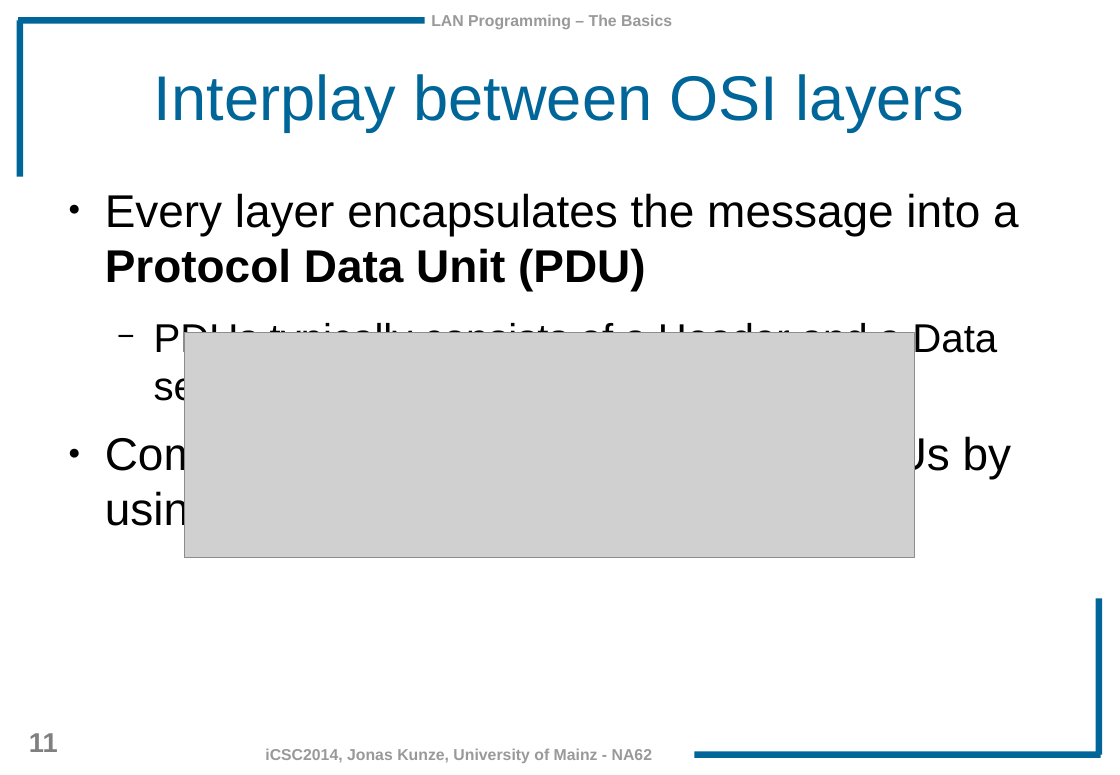
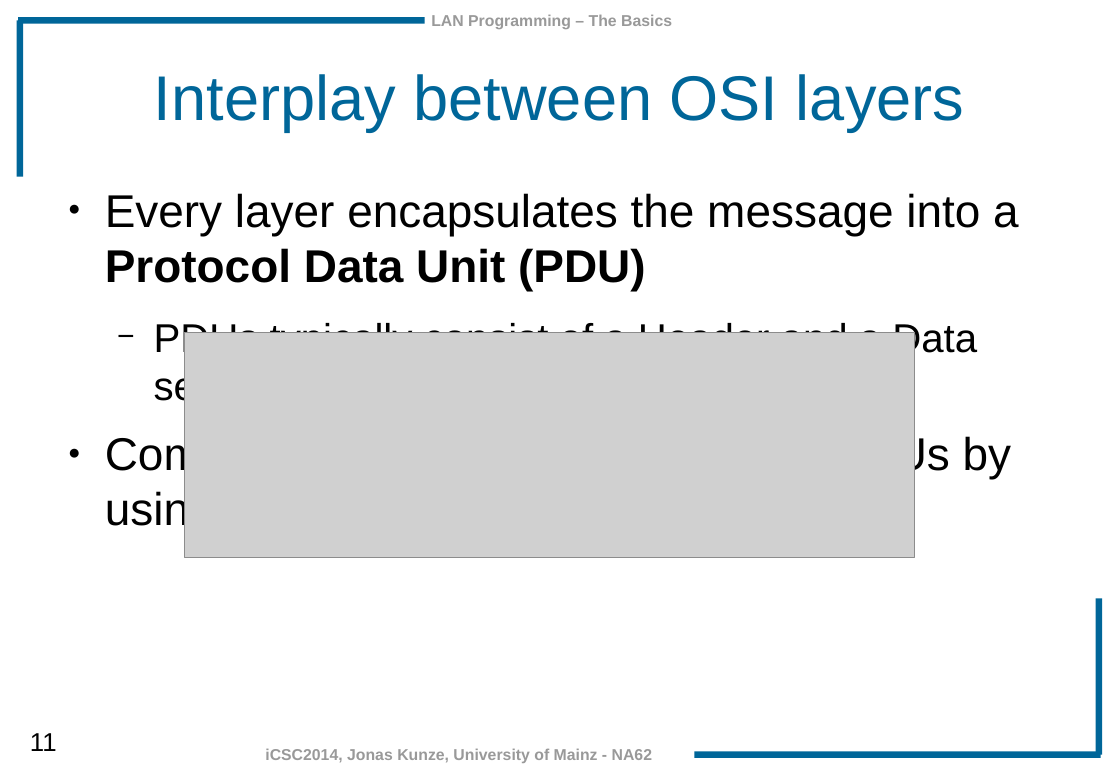
Before and after one commit to JonasKunze/icsc2014, a slide deck: slide 11 of iCSC-2014-LAN_Programming_Basics.odp. Drawn at 1120x775 pixels with LibreOffice and Linux fonts; fonts in the diff are those of the drawing; grey boxes stand for pictures; background and template pictures are left out. Boxes give left, top, right and bottom in pixels: in the first picture for what was removed or moved away, otherwise in the second. Text is boxed around its words. In the diff, an @@ line names an element or a change of style, - is before the commit and + after.

Commit message:
Typos corrected

```diff
--- a/iCSC-2014-LAN_Programming_Basics.odp
+++ b/iCSC-2014-LAN_Programming_Basics.odp
@@ text at (154,320,977,408): text changed @@
-  − PDUs typically consists of a Header and a Data section
+  − PDUs typically consist of a Header and a Data section
@@ page number at (30,733,57,751): size 19 to 18 pt, text colour #808080 to #000000, bold off @@
```
Also in this commit, not shown: 15 other slides changed.
